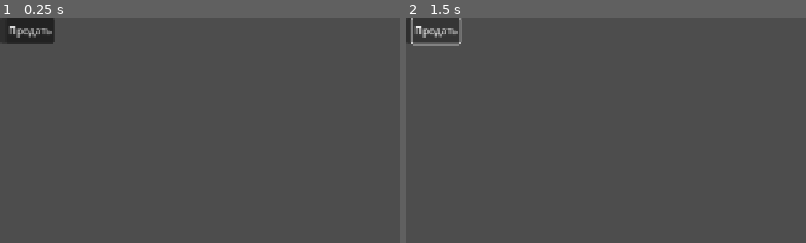
Above: before the commit, frames 1-2 (left to right).
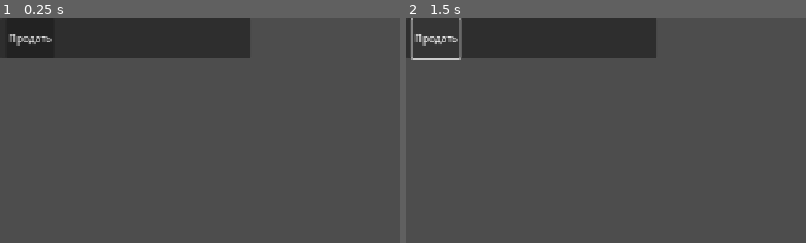
Above: after the commit, the same moments.

Repository: Tulekovich/Garage
Game: Godot game, scene res://scenes/ui/components/inventory_slot.tscn
Two runs of this game, one before a commit and one after it. Both use one fixed random seed, a clock stepped at 60 frames per second and the inputs below. This scene is started directly instead of the project's main scene.
Inputs:
- Up to frame 1 (0.25 s): no input
- Up to frame 2 (1.5 s): click "Продать" at 0.5 s; click "Продать" at 1.25 s
The pictures show only the part of the screen within x 0-50%, y 0-50%; the shares and areas given below are measured in that part.

The runs differ from the first frame. In frame 1, 10% of the frame differs, in the area x 0-63%, y 0-18%; in frame 2, 9.6%.

Commit message:
chore(auto-sync): Synchronize local changes

Diff:
--- a/scenes/ui/components/inventory_slot.tscn
+++ b/scenes/ui/components/inventory_slot.tscn
@@ -1,6 +1,7 @@
 [gd_scene format=3 uid="uid://dv8u48k4xiou4"]
 
 [node name="InventorySlot" type="PanelContainer"]
+custom_minimum_size = Vector2(400, 64)
 offset_right = 40.0
 offset_bottom = 40.0
 
